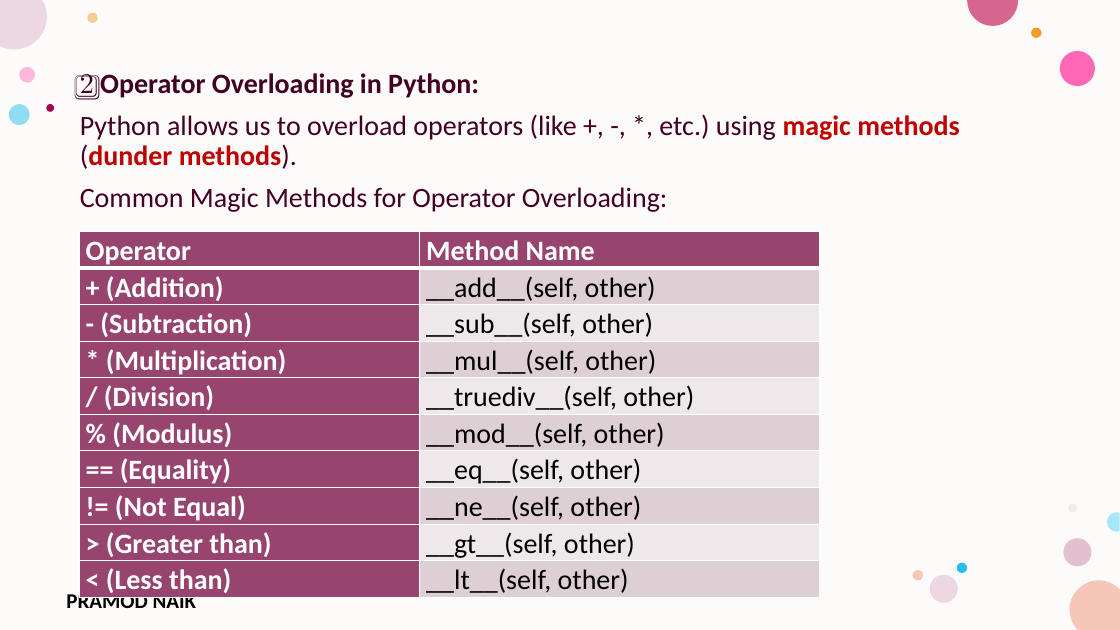
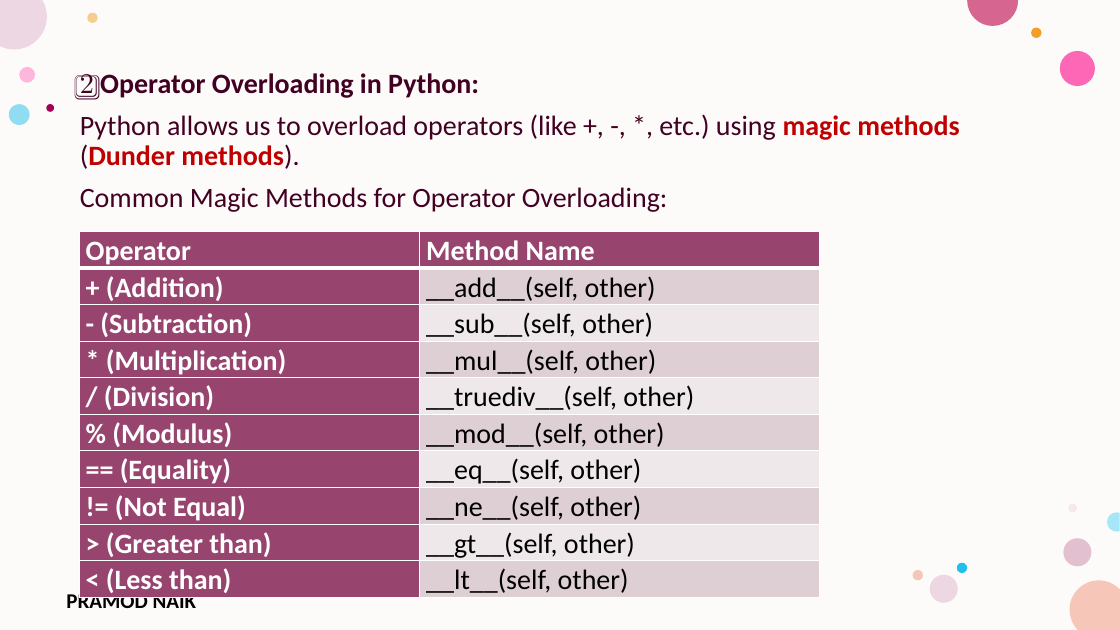
Before and after one commit to PRAMODNAIK-DEV/Backend-Dev-using-Python-FastAPI, a slide deck: slide 39 of Python Fundamentals/Collections and Classes.pptx (slide 38 before the commit). Drawn at 1120x630 pixels with LibreOffice and Linux fonts; fonts in the diff are those of the drawing; background and template pictures are left out. Boxes give left, top, right and bottom in pixels: in the first picture for what was removed or moved away, otherwise in the second. Text is boxed around its words. In the diff, an @@ line names an element or a change of style, - is before the commit and + after.

```diff
--- a/Python Fundamentals/Collections and Classes.pptx
+++ b/Python Fundamentals/Collections and Classes.pptx
@@ text at bbox=[80, 114, 960, 169]: text changed @@
-Python allows us to overload operators (like +, -, *, etc.) using magic methods (dunder methods).
+Python allows us to overload operators (like +, -, *, etc.) using magic methods (Dunder methods).
```
Also in this commit, not shown: 4 other slides changed, 7 slides added, 1 slide removed.
